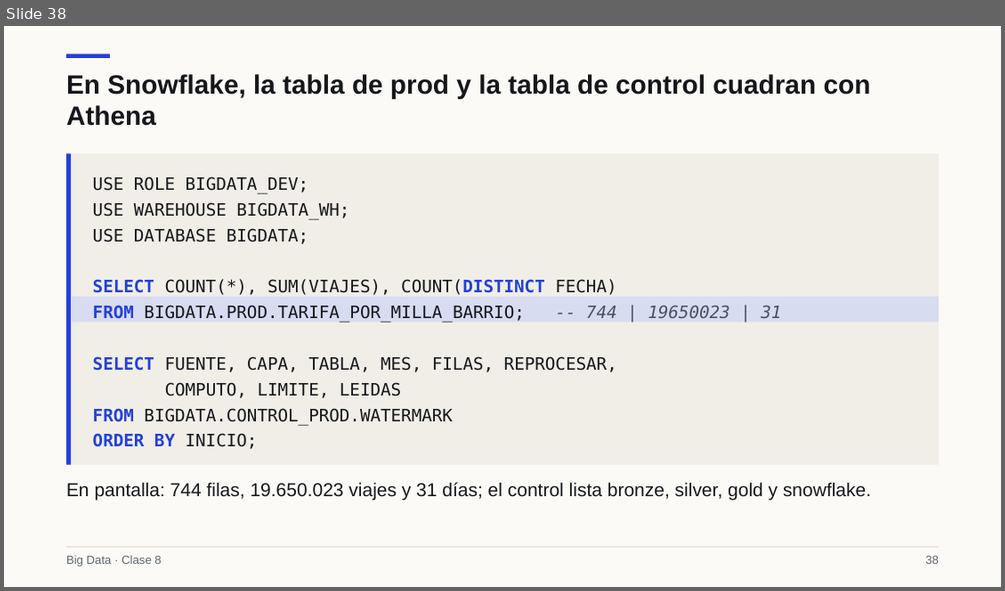
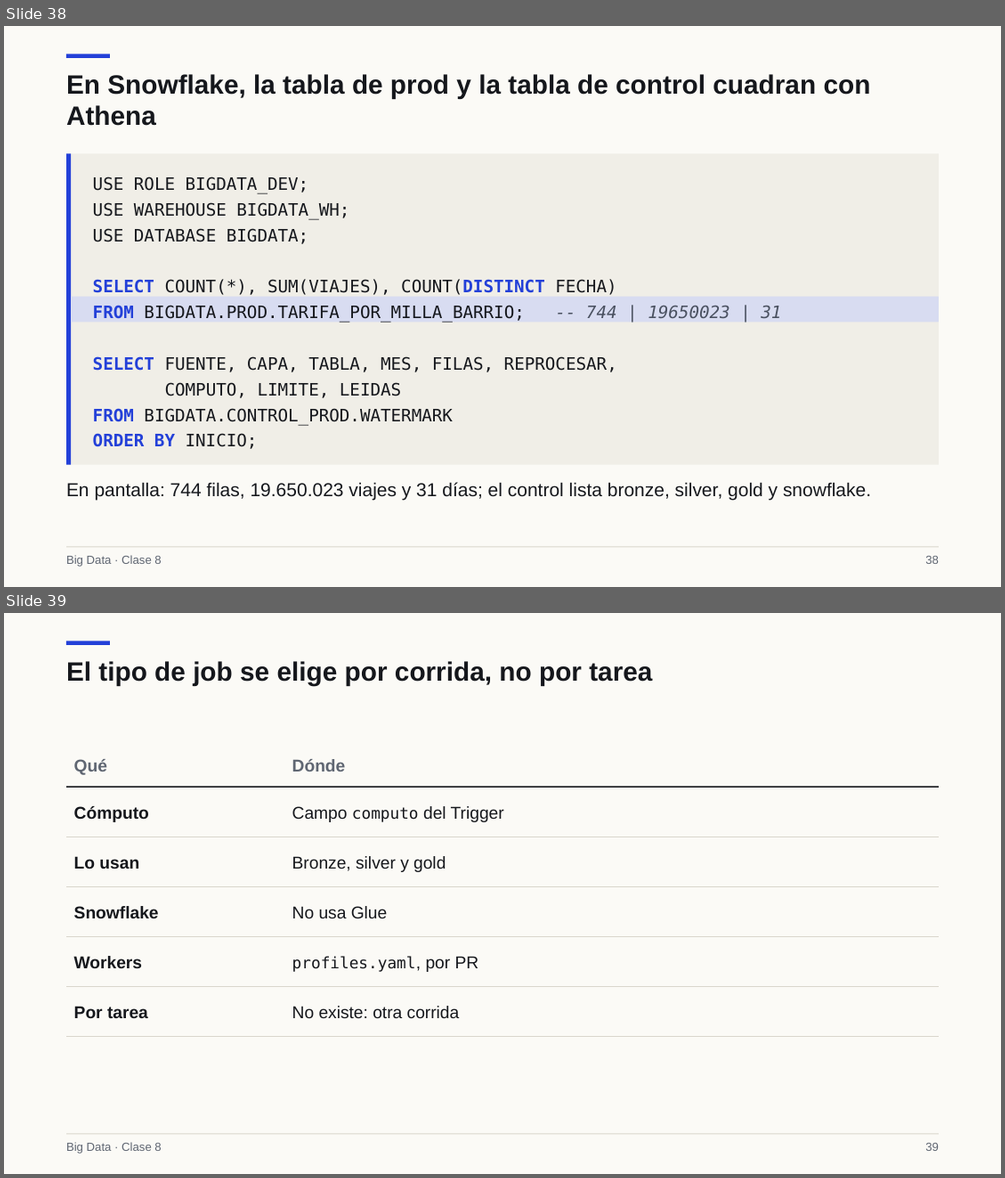
Before and after one commit to Apaezc/bigdata-udem-2026, a slide deck: curso/clase08/deck/slides.pptx. Shown one above the other, each under a label of ours: slide 38 before the commit, slides 38 and 39 after it. The pictures are 1005x591 and 1005x1178 pixels, drawn with LibreOffice and Linux fonts; fonts in the diff are those of the drawing. Boxes give left, top, right and bottom in pixels: in the first picture for what was removed or moved away, otherwise in the second. Text is boxed around its words. In the diff, an @@ line names an element or a change of style, - is before the commit and + after.

```diff
--- a/curso/clase08/deck/slides.pptx
+++ b/curso/clase08/deck/slides.pptx
@@ slide 39 added at (4,613,1001,1174), background #FBFAF6 @@
@@ rectangle added at (66,641,109,645), fill #2340D8 @@
@@ text added at (66,661,652,685), 25.5 pt, text #15171C, bold @@
+El tipo de job se elige por corrida, no por tarea
@@ text added at (74,759,107,775), 16.5 pt, text #5F6672, bold @@
+Qué
@@ text added at (292,759,346,771), 16.5 pt, text #5F6672, bold @@
+Dónde
@@ rectangle added at (66,786,938,787), fill #15171C @@
@@ text added at (74,806,149,822), 16.5 pt, text #15171C, bold @@
+Cómputo
@@ text added at (292,806,504,822), 16.5 pt, text #15171C @@
+Campo computo del Trigger
@@ rectangle added at (66,836,938,837), fill #D9D6CC @@
@@ text added at (74,856,139,868), 16.5 pt, text #15171C, bold @@
+Lo usan
@@ text added at (292,856,445,872), 16.5 pt, text #15171C @@
+Bronze, silver y gold
@@ rectangle added at (66,887,938,887), fill #D9D6CC @@
@@ text added at (74,906,159,918), 16.5 pt, text #15171C, bold @@
+Snowflake
@@ text added at (292,906,388,918), 16.5 pt, text #15171C @@
+No usa Glue
@@ rectangle added at (66,936,938,937), fill #D9D6CC @@
@@ text added at (74,956,142,968), 16.5 pt, text #15171C, bold @@
+Workers
@@ text added at (292,956,479,972), 15.2 pt, text #15171C @@
+profiles.yaml, por PR
@@ rectangle added at (66,986,938,987), fill #D9D6CC @@
@@ text added at (74,1005,148,1018), 16.5 pt, text #15171C, bold @@
+Por tarea
@@ text added at (292,1005,460,1018), 16.5 pt, text #15171C @@
+No existe: otra corrida
@@ rectangle added at (66,1037,938,1037), fill #D9D6CC @@
@@ rectangle added at (66,1134,938,1135), fill #D9D6CC @@
@@ text added at (66,1142,161,1153), 11.2 pt, text #5F6672 @@
+Big Data · Clase 8
@@ text added at (925,1143,938,1151), 11.2 pt, text #5F6672 @@
+39
```
Also in this commit, not shown: 7 slides changed, 4 other slides added, 5 other files.
